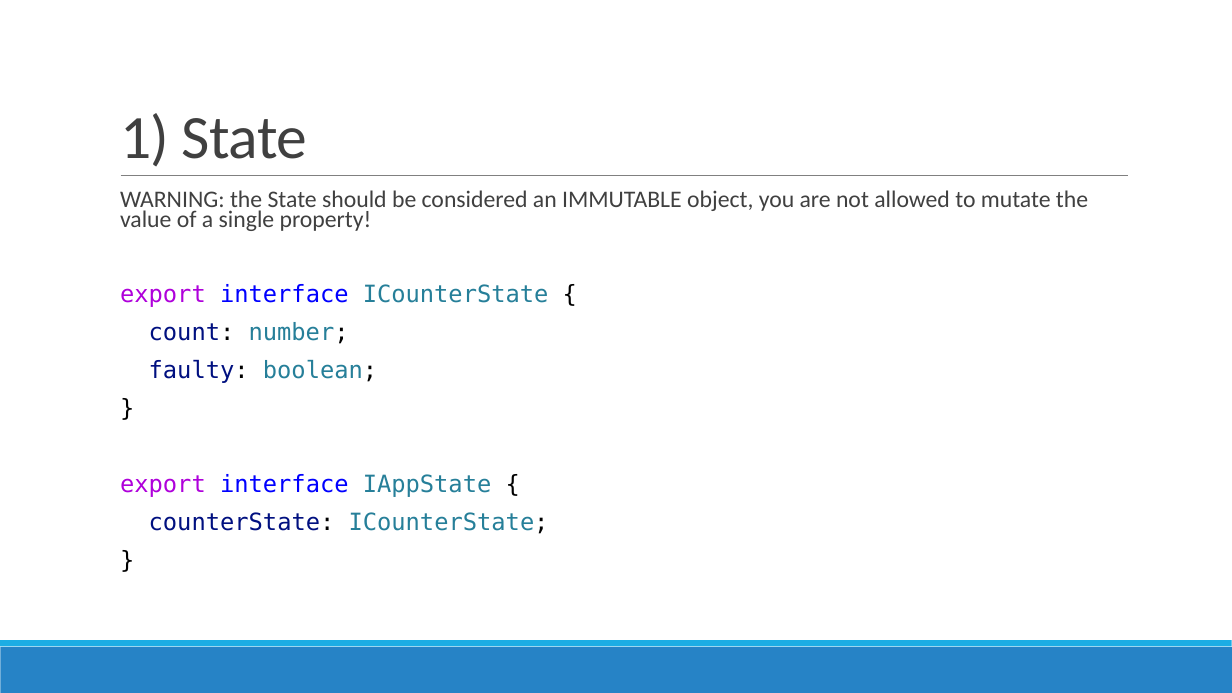
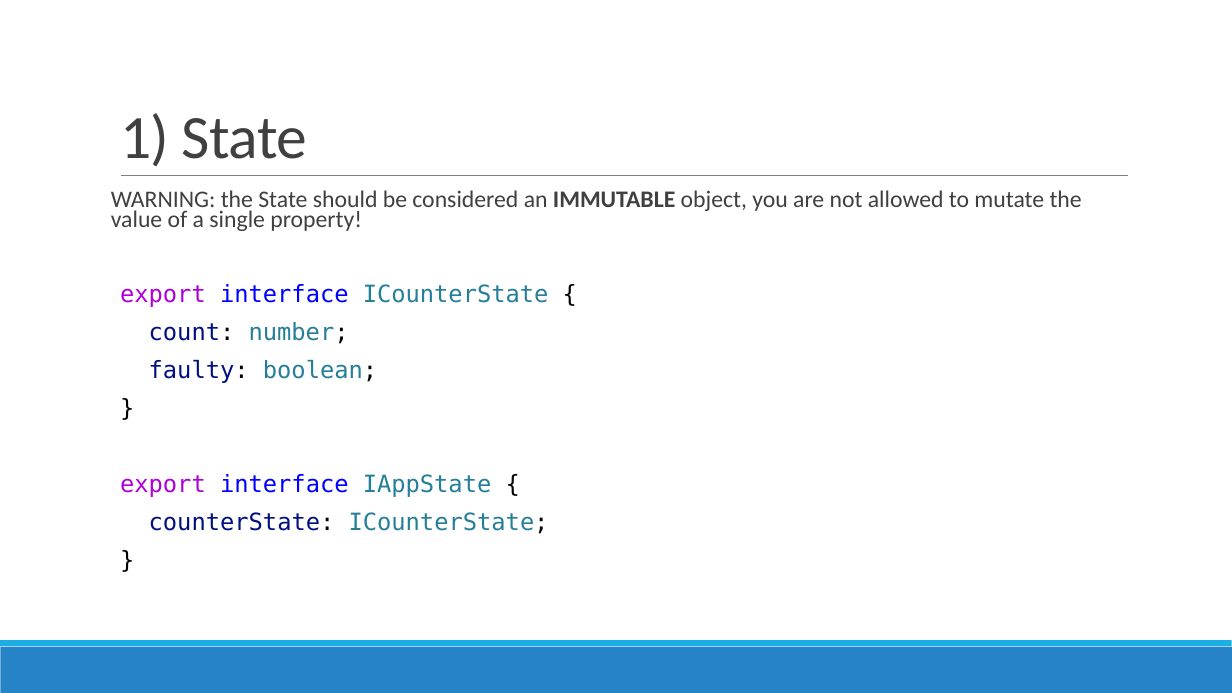
Before and after one commit to AGiorgetti/ngrx101, a slide deck: slide 12 of ReactiveProgramming_ngrx.pptx. Drawn at 1232x693 pixels with LibreOffice and Linux fonts; fonts in the diff are those of the drawing. Boxes give left, top, right and bottom in pixels: in the first picture for what was removed or moved away, otherwise in the second. Text is boxed around its words. In the diff, an @@ line names an element or a change of style, - is before the commit and + after.

```diff
--- a/ReactiveProgramming_ngrx.pptx
+++ b/ReactiveProgramming_ngrx.pptx
@@ text at [111, 190, 1082, 231]: bold on in "IMMUTABLE"; bullet   to none @@
```
Also in this commit, not shown: 16 other slides changed, 4 slides added, 5 other files.
